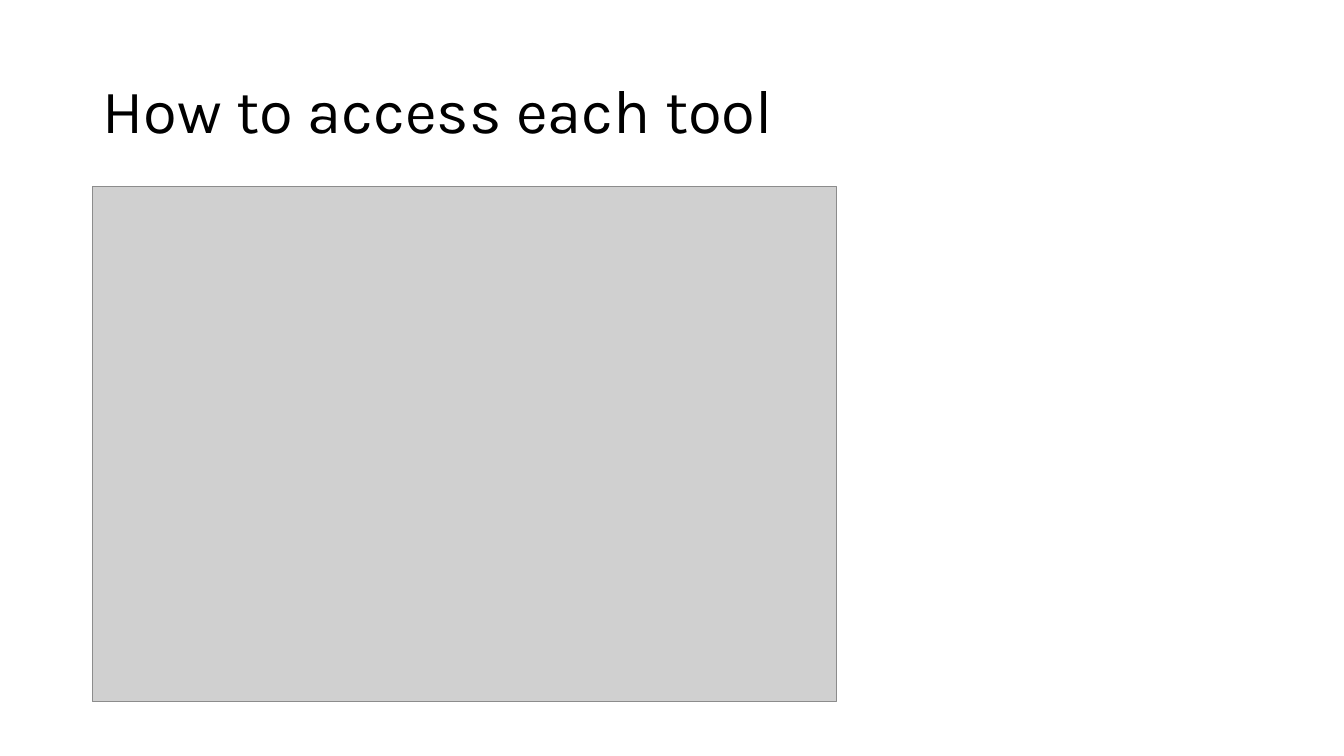
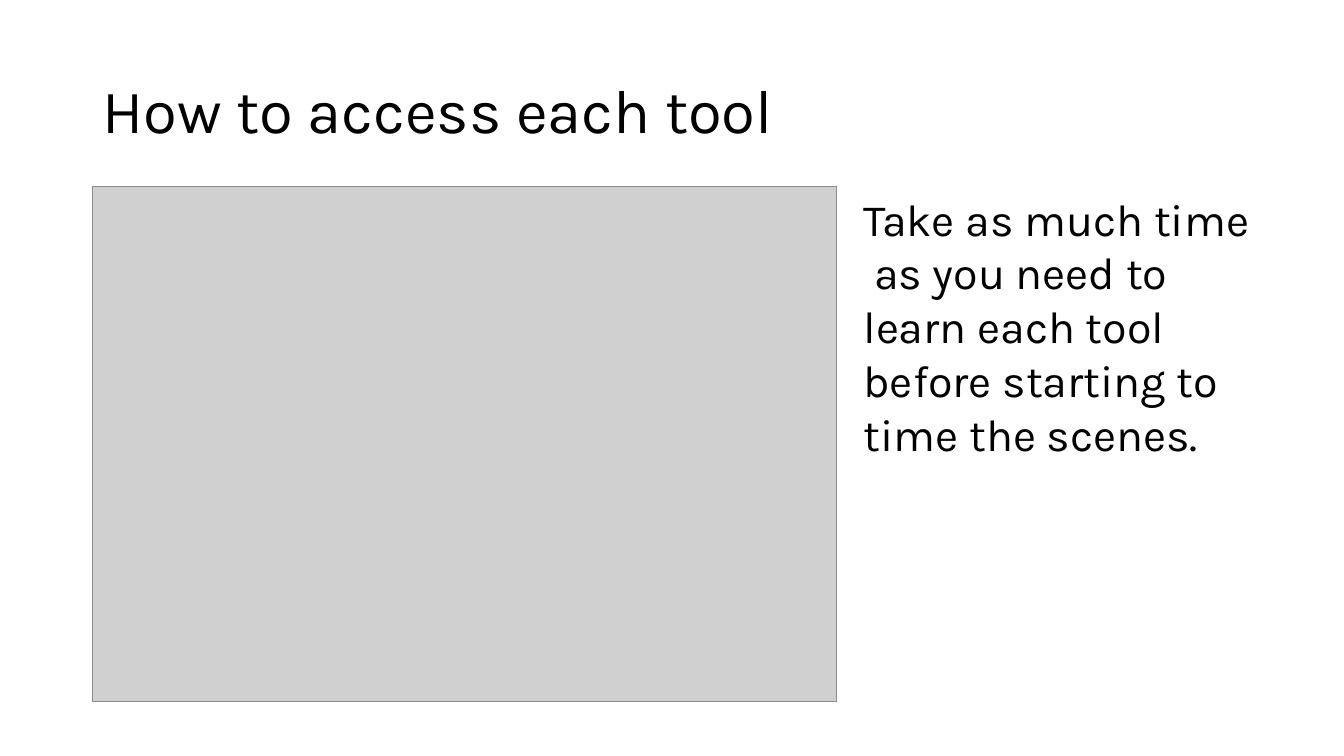
Before and after one commit to D761454/Tools-Development, a slide deck: slide 3 of PaletteInstructions.pptx. Drawn at 1344x756 pixels with LibreOffice and Linux fonts; fonts in the diff are those of the drawing; grey boxes stand for pictures. Boxes give left, top, right and bottom in pixels: in the first picture for what was removed or moved away, otherwise in the second. Text is boxed around its words. In the diff, an @@ line names an element or a change of style, - is before the commit and + after.

```diff
--- a/PaletteInstructions.pptx
+++ b/PaletteInstructions.pptx
@@ text added at (x1=863, y1=205, x2=1249, y2=452), 32 pt, text #000000 @@
+Take as much time as you need to learn each tool before starting to time the scenes.
```
